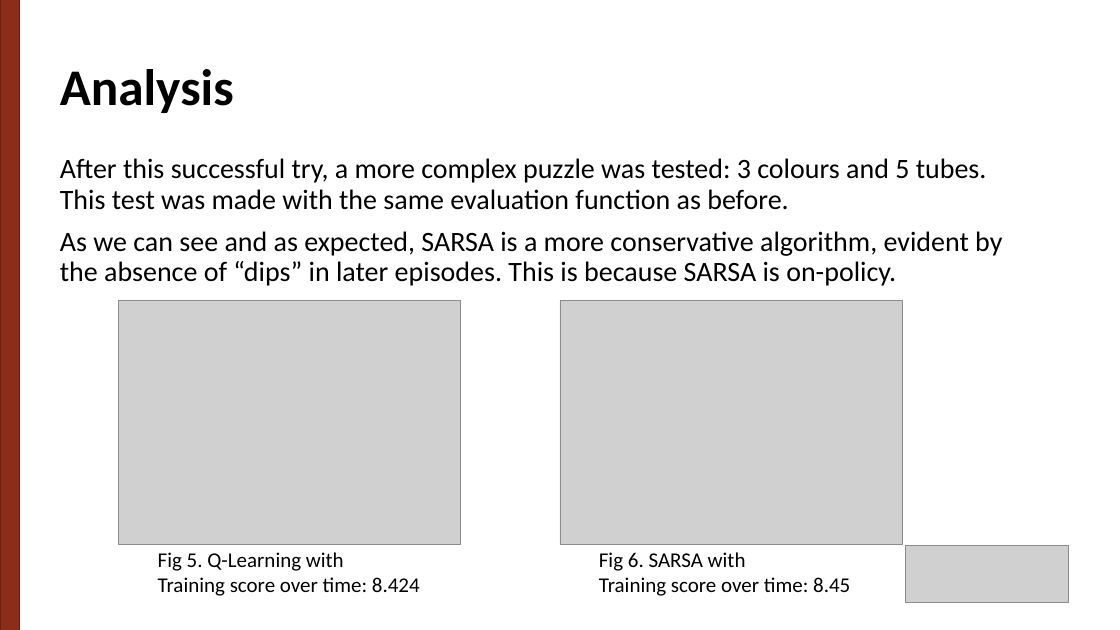
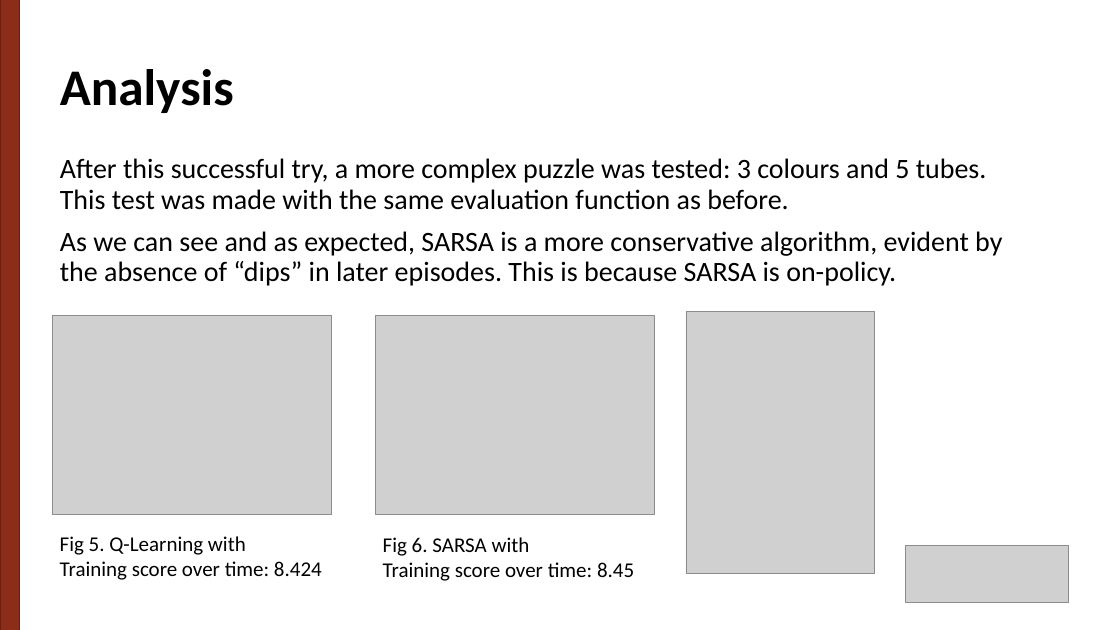
Before and after one commit to g-batalhao-a/IART, a slide deck: slide 10 of Project2/docs/Ball Sort Puzzle.pptx. Drawn at 1120x630 pixels with LibreOffice and Linux fonts; fonts in the diff are those of the drawing; grey boxes stand for pictures. Boxes give left, top, right and bottom in pixels: in the first picture for what was removed or moved away, otherwise in the second. Text is boxed around its words. In the diff, an @@ line names an element or a change of style, - is before the commit and + after.

```diff
--- a/Project2/docs/Ball Sort Puzzle.pptx
+++ b/Project2/docs/Ball Sort Puzzle.pptx
@@ picture: place and size @@
-picture at bbox=[118, 301, 460, 545]
+picture at bbox=[52, 315, 331, 514]
@@ picture: place and size @@
-picture at bbox=[560, 301, 902, 545]
+picture at bbox=[376, 315, 655, 514]
@@ picture added at bbox=[686, 312, 875, 574] @@
@@ text "Fig 5. Q-Learning with": place and size @@
-text "Fig 5. Q-Learning with" at bbox=[158, 552, 420, 596]
+text "Fig 5. Q-Learning with" at bbox=[60, 536, 322, 580]
@@ text "Fig 6. SARSA with": place and size @@
-text "Fig 6. SARSA with" at bbox=[599, 552, 850, 596]
+text "Fig 6. SARSA with" at bbox=[383, 537, 634, 581]
```
Also in this commit, not shown: 1 other slide changed, 2 other files.
